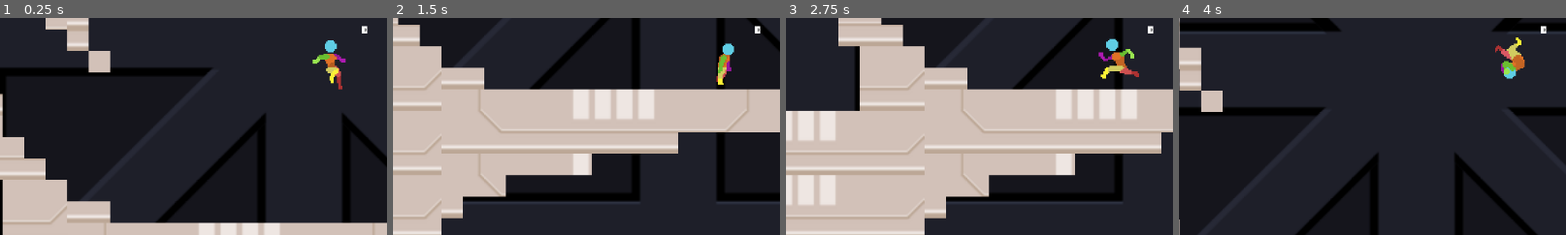
Above: before the commit, frames 1-4 (left to right).
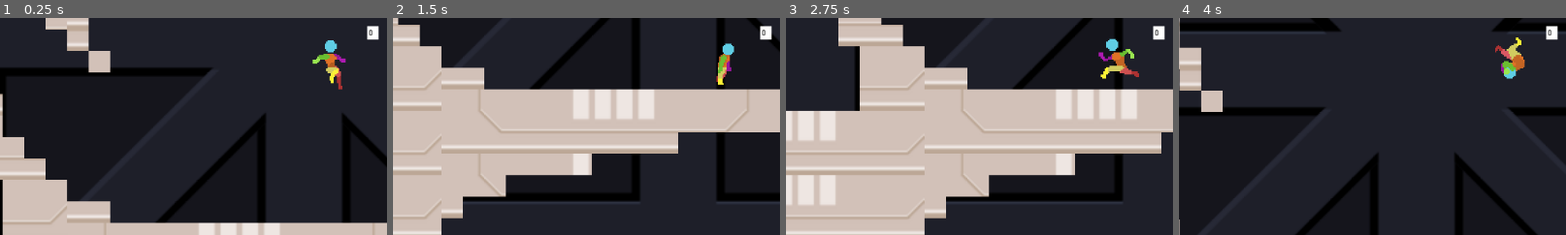
Above: after the commit, the same moments.

Repository: StevenPartridge/starduds
Game: Godot game, scene res://main.tscn
The game is run twice, just before and just after one commit, with the same random seed, the same clock (stepped at 60 frames per second) and the same inputs. The engine's default icon, where the game draws it, is replaced by a stand-in: a white triangle on a blue panel in a dark square.
Inputs:
- Up to frame 1 (0.25 s): no input
- Up to frame 2 (1.5 s): hold S (Crouch) 0.53-1.28 s; hold D (MoveRight) from 0.53 s (still down); tap Space (Jump) at 0.77 s; tap Enter at 1.25 s; tap E (Interact) at 1.35 s
- Up to frame 3 (2.75 s): tap Space (Jump) at 1.52 s; release D (MoveRight) at 2.03 s; hold A (MoveLeft) from 2.03 s (still down); hold Shift (Sprint) from 2.03 s (still down)
- Up to frame 4 (4 s): release A (MoveLeft) at 2.78 s; release Shift (Sprint) at 2.78 s; hold D (MoveRight) from 2.78 s (still down); tap S (Crouch) at 2.85 s; tap Space (Jump) at 3.02, 3.77 s; hold E (Interact) from 3.53 s (still down)
The pictures show only the part of the screen within x 7-57%, y 40-90%; the shares and areas given below are measured in that part.

The runs differ from the first frame. In frame 1, 0.3% of the frame differs, in the area x 93-98%, y 3-11%; in frame 2, 0.3%; in frame 3, 0.3%; in frame 4, 0.3%.

Commit message:
Coin counter in place

Diff:
--- a/src/Manny5/Manny5.gd
+++ b/src/Manny5/Manny5.gd
@@ -22,6 +22,7 @@
 @onready var state_land = $FiniteStateMachine/StateLand
 @onready var state_crouch = $FiniteStateMachine/StateCrouch
 @onready var state_push_pull_idle = $FiniteStateMachine/StatePushPullIdle
+@onready var coins_ui = $Camera2D/CoinsUI
 
 var player_inventory: Inventory = preload("res://scenes/platformer/inventory/PlayerInventory.tres")
 
@@ -130,8 +131,7 @@
 	jump_state = JumpState.FLOOR  # Reset double jump when on the floor
 
 func collect_coin():
-	print("Collect_Coin")
 	for item in inventory.items:
 		if item.name == "Coin":
-			print("POPPS")
 			item.count += 1
+			coins_ui.update_value(str(item.count))
--- a/src/main.tscn
+++ b/src/main.tscn
@@ -23,6 +23,6 @@
 offset_top = -26.0
 offset_right = 66.0001
 offset_bottom = 14.0
-scale = Vector2(-0.198244, 0.28172)
+scale = Vector2(0.404804, 0.504761)
 
 [node name="level2" parent="." instance=ExtResource("2_xrohf")]
--- a/src/scenes/platformer/inventory/coins_ui.gd
+++ b/src/scenes/platformer/inventory/coins_ui.gd
@@ -11,3 +11,8 @@
 		if item.name == "Coin":
 			coin_total = item.count
 	rich_text_label.text = str(coin_total)
+
+func update_value(new_text: String):
+	if not new_text:
+		return
+	rich_text_label.text=str(new_text)
--- a/src/scenes/platformer/inventory/items/Coin.gd
+++ b/src/scenes/platformer/inventory/items/Coin.gd
@@ -1,15 +1,6 @@
 extends Node
 
-
-func _on_area_2d_area_entered(body):
-	print("HEPYA")
-	if body.has_method("collect_coin"):
-		body.collect_coin()
-		queue_free()
-
-
 func _on_area_entered(area):
-	print("HEPYA")
 	if area.has_method("collect_coin"):
 		area.collect_coin()
 		queue_free()
